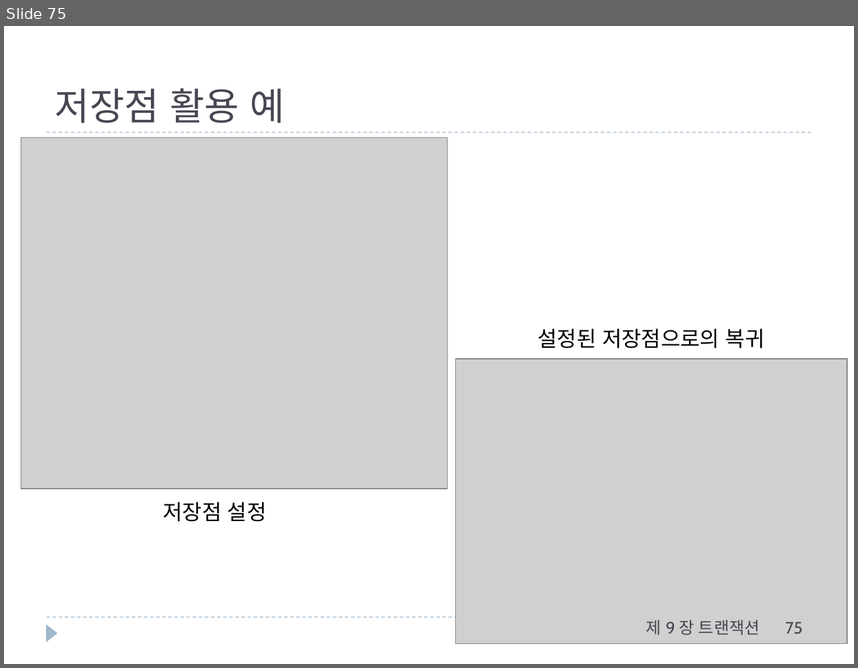
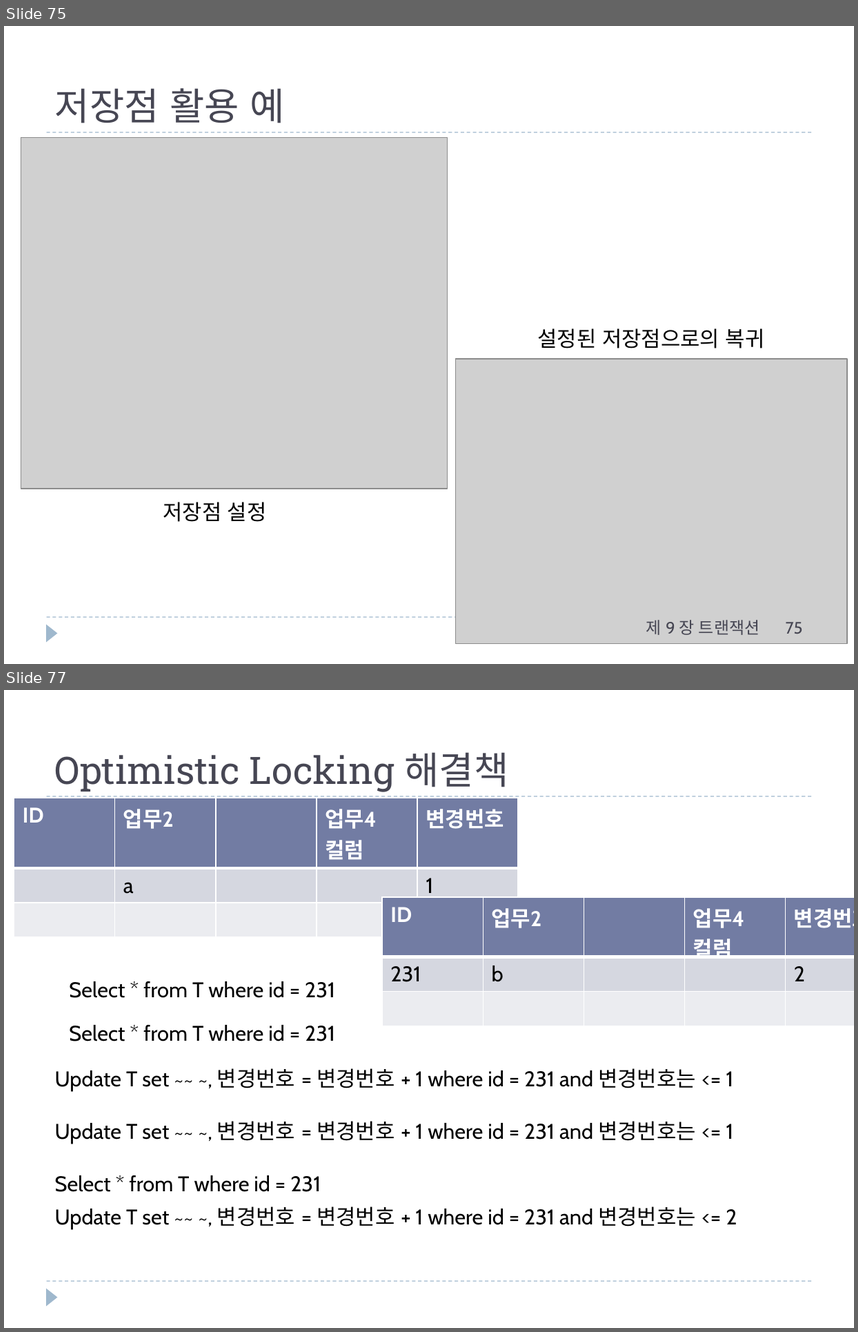
Before and after one commit to rkdntm1/JavaStudy_Kosmo, a slide deck: 강의자료(ppt)/DB/제09장 트랜잭션.pptx. Shown one above the other, each under a label of ours: slide 75 before the commit, slides 75 and 77 after it; the slides between them are not shown. The pictures are 858x668 and 858x1332 pixels, drawn with LibreOffice and Linux fonts; fonts in the diff are those of the drawing; grey boxes stand for pictures. Boxes give left, top, right and bottom in pixels: in the first picture for what was removed or moved away, otherwise in the second. Text is boxed around its words. In the diff, an @@ line names an element or a change of style, - is before the commit and + after.

```diff
--- a/강의자료(ppt)/DB/제09장 트랜잭션.pptx
+++ b/강의자료(ppt)/DB/제09장 트랜잭션.pptx
@@ slide 77 added at [4,690,854,1328], background #FFFFFF; not listed: 3 template elements that a slide beside it also shows @@
@@ title added at [55,752,508,792], 32 pt, text #464653 @@
+Optimistic Locking 해결책
@@ table added at [14,798,520,926], 3 rows, 5 columns @@
+ID | 업무2 |  | 업무4컬럼 | 변경번호
+ | a |  |  | 1
+ |  |  |  | 
@@ table added at [382,898,854,1026], 3 rows, 5 columns @@
+ID | 업무2 |  | 업무4컬럼 | 변경번호
+231 | b |  |  | 2
+ |  |  |  | 
@@ text added at [69,981,335,998], 18 pt, text #000000 @@
+Select * from T where id = 231
@@ text added at [69,1025,335,1041], 18 pt, text #000000 @@
+Select * from T where id = 231
@@ text added at [55,1068,733,1091], 18 pt, text #000000 @@
+Update T set ~~ ~, 변경번호 = 변경번호 + 1 where id = 231 and 변경번호는 <= 1
@@ text added at [55,1121,733,1143], 18 pt, text #000000 @@
+Update T set ~~ ~, 변경번호 = 변경번호 + 1 where id = 231 and 변경번호는 <= 1
@@ text added at [55,1175,321,1192], 18 pt, text #000000 @@
+Select * from T where id = 231
@@ text added at [55,1206,737,1229], 18 pt, text #000000 @@
+Update T set ~~ ~, 변경번호 = 변경번호 + 1 where id = 231 and 변경번호는 <= 2
```
Also in this commit, not shown: 8 slides changed, 1 other slide added, 30 other files.
